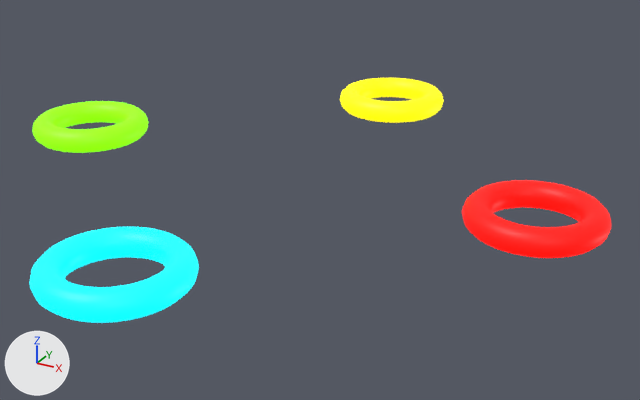
What one commit did to the glTF model assets/meshes/ring/scene.gltf.
Rendered twice from a 50 mm camera at (4.22, -6.96, 3.19) aimed at (0.36, 0.05, -0.31). The lights are fixed; the arrows at lower left show +X, +Y and +Z. Where no turn or scale is listed for an object, it has been applied to the vertices.

Before the edit, the objects in view are built like this:
```python
ob_torus = bpy.data.objects.new('Torus', me_torus)
ob_torus.location = (-2.5, 0.0, 0.0)
ob_torus_001 = bpy.data.objects.new('Torus.001', me_torus_001)
ob_torus_001.location = (2.5, 0.0, 0.0)
ob_torus_002 = bpy.data.objects.new('Torus.002', me_torus_002)
ob_torus_002.location = (0.0, 2.5, 0.0)
ob_torus_003 = bpy.data.objects.new('Torus.003', me_torus_003)
ob_torus_003.location = (0.0, -2.5, 0.0)
```
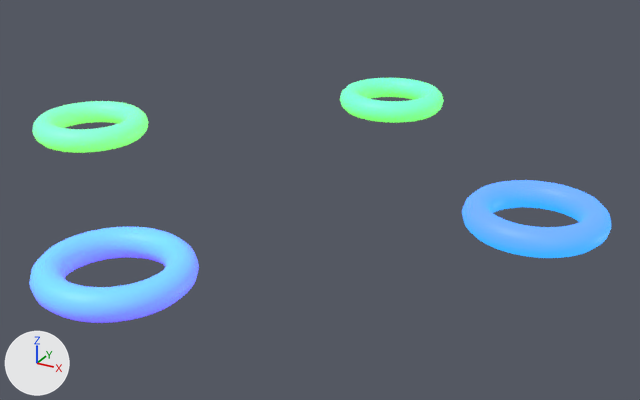
Location of each change, [x1, y1, x2, y2] in pixels of the pictures (640 x 400 px):
'Torus.003', recoloured
    both: [29, 226, 199, 323]
'Torus.001', recoloured (red to blue)
    both: [462, 180, 611, 258]
'Torus', recoloured
    both: [32, 101, 148, 153]
'Torus.002', recoloured (yellow to green)
    both: [340, 78, 444, 123]

The change, as a diff of the scene's bpy script:
```diff
--- a/assets/meshes/ring/scene.gltf.py
+++ b/assets/meshes/ring/scene.gltf.py
@@ mat_material_004 @@
 mat_material_004 = principled_material('Material.004')
-mat_material_004.base_color = (0.154, 0.8, 0.0)  # green #6de700
+mat_material_004.base_color = (0.00696, 0.0, 0.8)  # blue #1400e7
 mat_material_004.emission_color = (0.24, 1.0, 0.0)  # green #86ff00
@@ mat_material_005 @@
 mat_material_005 = principled_material('Material.005')
-mat_material_005.base_color = (0.796, 0.8, 0.0)  # yellow #e7e700
-mat_material_005.emission_color = (1.0, 0.861, 0.0)  # yellow #ffef00
+mat_material_005.base_color = (0.0, 0.078, 0.8)  # blue #004fe7
+mat_material_005.emission_color = (0.201, 1.0, 0.0)  # green #7cff00
 mat_material_005.emission_strength = 1.0
@@ mat_material_003 @@
 mat_material_003 = principled_material('Material.003')
-mat_material_003.base_color = (0.0, 0.8, 0.764)  # cyan #00e7e2
-mat_material_003.emission_color = (0.0, 0.849, 1.0)  # cyan #00edff
+mat_material_003.base_color = (0.18, 0.0, 0.8)  # purple #7600e7
+mat_material_003.emission_color = (0.0, 0.432, 1.0)  # blue #00b0ff
 mat_material_003.emission_strength = 1.0
@@ mat_material_006 @@
+mat_material_006 = principled_material('Material.006')
+mat_material_006.base_color = (0.0, 0.8, 0.764)  # cyan #00e7e2
+mat_material_006.emission_color = (0.193, 0.0, 1.0)  # purple #7a00ff
+mat_material_006.emission_strength = 1.0
@@ me_torus_001 @@
 me_torus_001.from_pydata(...)  # 576 vertices, 1152 faces; spans x -0.625..0.625, y -0.625..0.625, z -0.125..0.125
-me_torus_001.materials.append(mat_material_001)  # red #e70600
+me_torus_001.materials.append(mat_material_003)  # purple #7600e7
@@ me_torus_003 @@
 me_torus_003.from_pydata(...)  # 576 vertices, 1152 faces; spans x -0.625..0.625, y -0.625..0.625, z -0.125..0.125
-me_torus_003.materials.append(mat_material_003)  # cyan #00e7e3
+me_torus_003.materials.append(mat_material_006)  # cyan #00e7e2
```
